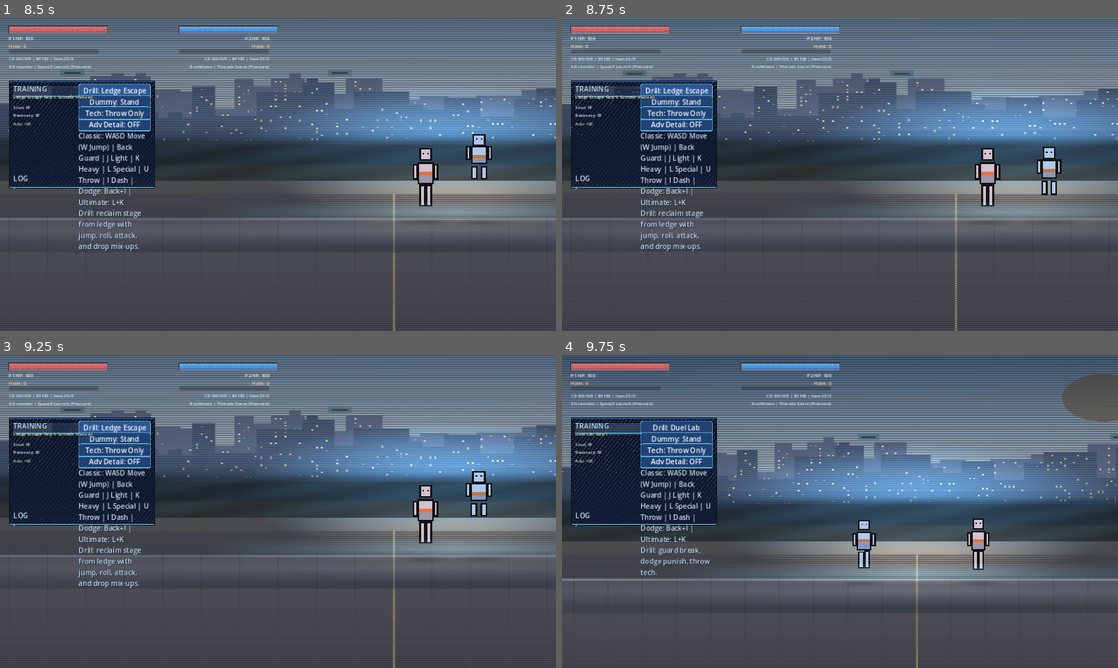
Above: before the commit, frames 1-4 (two rows, left to right).
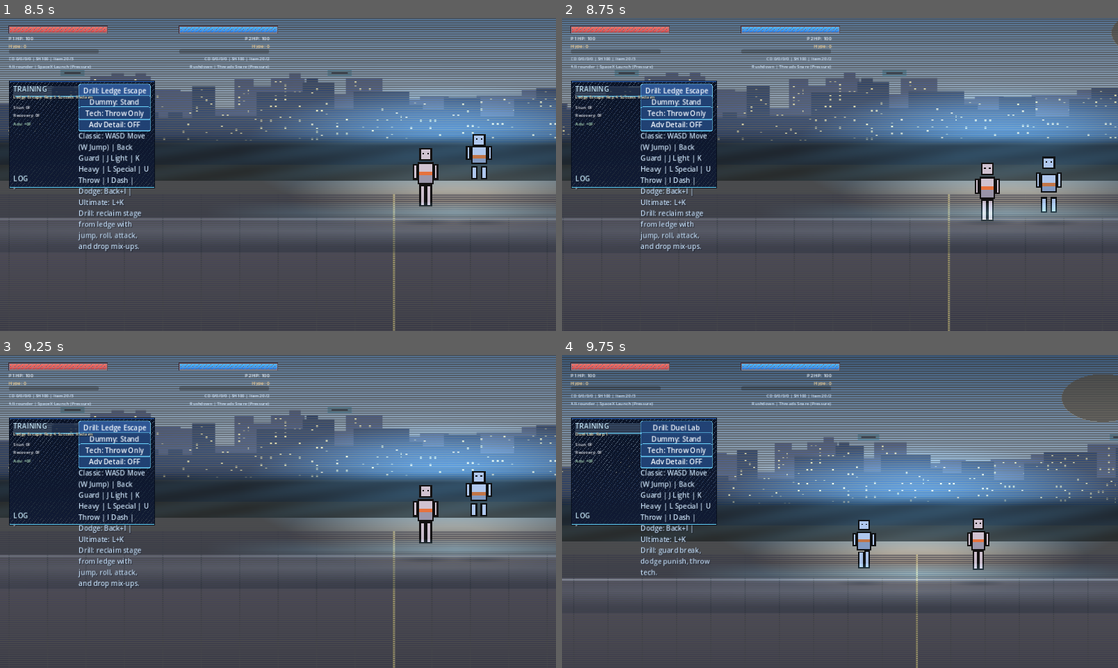
Above: after the commit, the same moments.

Repository: realmorrisliu/founders-fight-club
Game: Godot game, scene res://scenes/Menu.tscn
Same seed, same stepped clock (60 frames per second), same inputs: the game is played once before the commit and once after it.
Inputs (mouse positions are in pixels of both pictures, inside the frame that each line leads up to):
- Up to frame 1 (8.5 s): click "Classic" at 0.5 s; click "Guided Start (Recommended)" at 1.25 s; click "Replay" at 2 s; click "Replay" at 2.75 s; click "Replay" at 3.5 s; click "Skip" at 4.25 s; click "Drill: Duel Lab" at 5 s; tap Enter at 5.75 s; move the mouse to (250, 237) at 5.77 s; hold D (move_right) 5.78-7.28 s; tap K (attack_heavy) at 5.85 s; tap W (jump) at 6.02, 6.77, 8.27 s; move the mouse to (444, 221) at 6.52 s; tap J (attack_light) at 6.6 s; move the mouse to (111, 127) at 7.27 s; hold A (move_left) from 7.28 s (still down); tap L (attack_special) at 7.35 s; move the mouse to (305, 174) at 8.02 s; tap I (dash) at 8.1 s
- Up to frame 2 (8.75 s): keep holding A (move_left)
- Up to frame 3 (9.25 s): keep holding A (move_left); move the mouse to (194, 433) at 8.77 s; tap U (p1_throw) at 8.85 s; tap W (jump) at 9.02 s
- Up to frame 4 (9.75 s): tap R (restart) at 9.4 s; move the mouse to (962, 495) at 9.52 s; release A (move_left) at 9.53 s; hold D (move_right) from 9.53 s (still down); tap F (p2_move_left) at 9.6 s

Frame 1 is identical in both runs. In frame 2, 23% of the frame differs, in the area x 0-100%, y 0-100%; in frame 3, less than 0.1%; in frame 4, nothing differs.

Commit message:
Require grounded reclaim for ledge escape drill

Diff:
--- a/scripts/Match.gd
+++ b/scripts/Match.gd
@@ -1195,7 +1195,7 @@
 		return
 	if not was_hanging:
 		return
-	if player_1.global_position.x <= stage_right_x - 34.0:
+	if player_1.is_on_floor() and player_1.global_position.x <= stage_right_x - 34.0:
 		_complete_training_drill_rep(
 			"stage_reclaim",
 			{
--- a/tests/TestRunner.gd
+++ b/tests/TestRunner.gd
@@ -2284,10 +2284,37 @@
 		await process_frame
 		await process_frame
 		_assert_true(bool(p1.get("is_ledge_hanging")), "ledge escape drill starts player1 in ledge hang")
+		p1.call("_drop_from_ledge", true)
+		p1.global_position = Vector2(stage_right_x - 96.0, stage_floor_y + 72.0)
+		await process_frame
+		await process_frame
+		var ledge_fail_state := training_node.get("training_drill_state") as Dictionary
+		_assert_true(str(ledge_fail_state.get("last_result", "")) != "success", "ledge escape drill does not award success while drifting below the stage")
+		training_node.call("_on_hud_training_options_changed", {
+			"enabled": true,
+			"dummy_mode": "stand",
+			"show_detail": false,
+			"ruleset_profile": "platform",
+			"drill_id": "recovery_route"
+		})
+		await process_frame
+		await process_frame
+		training_node.call("_on_hud_training_options_changed", {
+			"enabled": true,
+			"dummy_mode": "stand",
+			"show_detail": false,
+			"ruleset_profile": "platform",
+			"drill_id": "ledge_escape"
+		})
+		await process_frame
+		await process_frame
+		_assert_true(bool(p1.get("is_ledge_hanging")), "ledge escape drill can reset after an under-stage drift when the sandbox rep is restarted")
 		p1.call("_roll_getup_from_ledge")
-		p1.global_position = Vector2(stage_right_x - 96.0, stage_floor_y)
-		await process_frame
-		await process_frame
+		for _frame in range(12):
+			await process_frame
+			var current_ledge_state := training_node.get("training_drill_state") as Dictionary
+			if str(current_ledge_state.get("last_result", "")) == "success":
+				break
 		var ledge_state := training_node.get("training_drill_state") as Dictionary
 		_assert_true(str(ledge_state.get("last_result", "")) == "success", "ledge escape drill records success after reclaiming stage")
 		_assert_true(str(ledge_state.get("success_reason", "")) == "stage_reclaim", "ledge escape drill records stage reclaim as the success reason")
